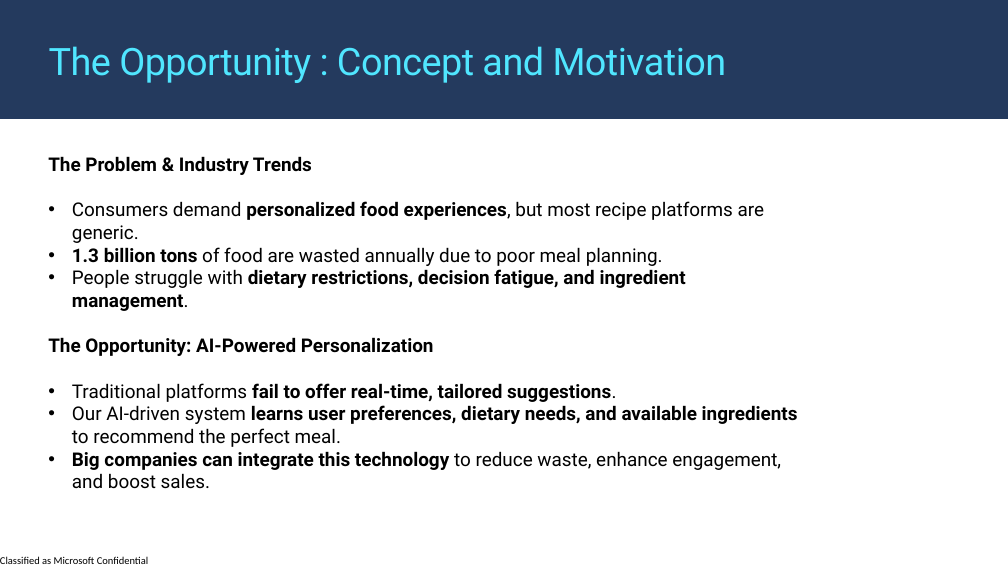
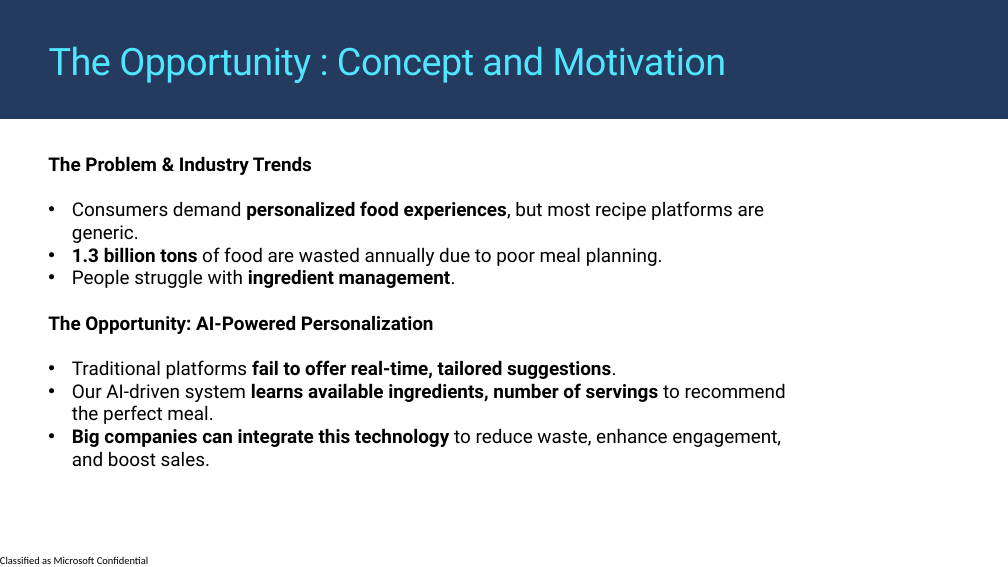
Before and after one commit to Nouran246/Personalized-Recipe-Recommender, a slide deck: slide 4 of Pitch Deck_Template.pptx. Drawn at 1008x567 pixels with LibreOffice and Linux fonts; fonts in the diff are those of the drawing; background and template pictures are left out. Boxes give left, top, right and bottom in pixels: in the first picture for what was removed or moved away, otherwise in the second. Text is boxed around its words. In the diff, an @@ line names an element or a change of style, - is before the commit and + after.

```diff
--- a/Pitch Deck_Template.pptx
+++ b/Pitch Deck_Template.pptx
@@ text at <box>72,269,456,288</box>: text changed @@
-• People struggle with dietary restrictions, decision fatigue, and ingredient management.
+• People struggle with ingredient management.
@@ text at <box>72,383,786,424</box>: text changed; bold off @@
-• Our AI-driven system learns user preferences, dietary needs, and available ingredients to recommend the perfect meal.
+• Our AI-driven system learns available ingredients, number of servings to recommend the perfect meal.
```
Also in this commit, not shown: 1 other slide changed.
